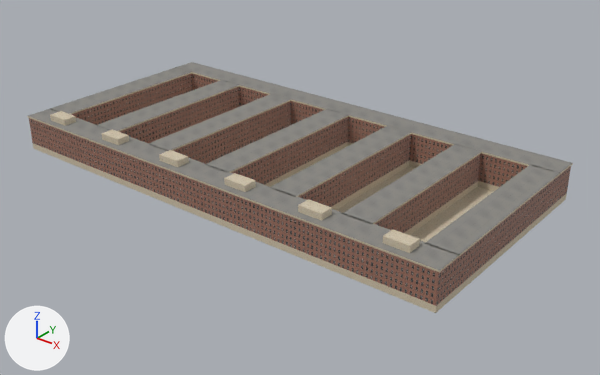
A saved change to the glTF model assets/buildings/dc/usda_south.glb.
Before and after are seen from a 50 mm camera at (285.0, -340.0, 205.0) aimed at (14.0, 0.0, -6.0). Arrows for +X, +Y and +Z are at lower left; the lights stay in place. The first picture is the older version. Where no turn or scale is listed for an object, it has been applied to the vertices. Vertices at exactly the same position are counted once.

Names of what the first picture shows: 'usda_south'.
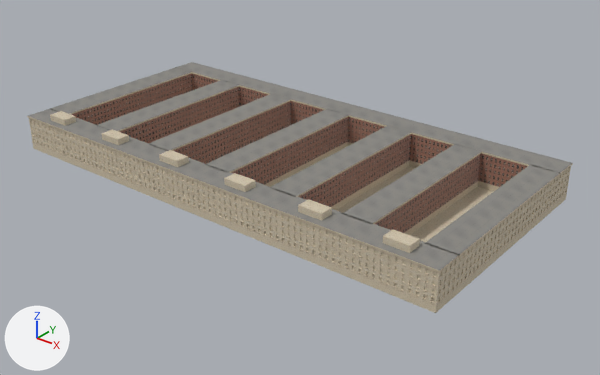
The change, as a diff of the scene's bpy script:
```diff
--- a/assets/buildings/dc/usda_south.glb.py
+++ b/assets/buildings/dc/usda_south.glb.py
@@ me_usda_south @@
 # used by ob_usda_south; location = (0.0, 0.0, 12.7)
-me_usda_south.from_pydata(...)  # 220 vertices, 314 faces; spans x -144.0..144.0, y -70.0..70.0, z -13.0..13.0
+me_usda_south.from_pydata(...)  # 18140 vertices, 24122 faces; spans x -144.0..144.0, y -70.0..70.0, z -13.0..13.0
+# me_usda_south part 1: 17680 vertices added at x -144.0..144.0, y -70.0..70.0, z -8.0..7.0
+# other edits to the shape of me_usda_south do not show in these pictures
 me_usda_south.materials.append(mat_brick_row)
```

Where the change shows, as pixel boxes (x1, y1, x2, y2) in the pictures (600 x 375 px):
part 1 of me_usda_south, added (beige)
    after: (29, 118, 571, 306)
